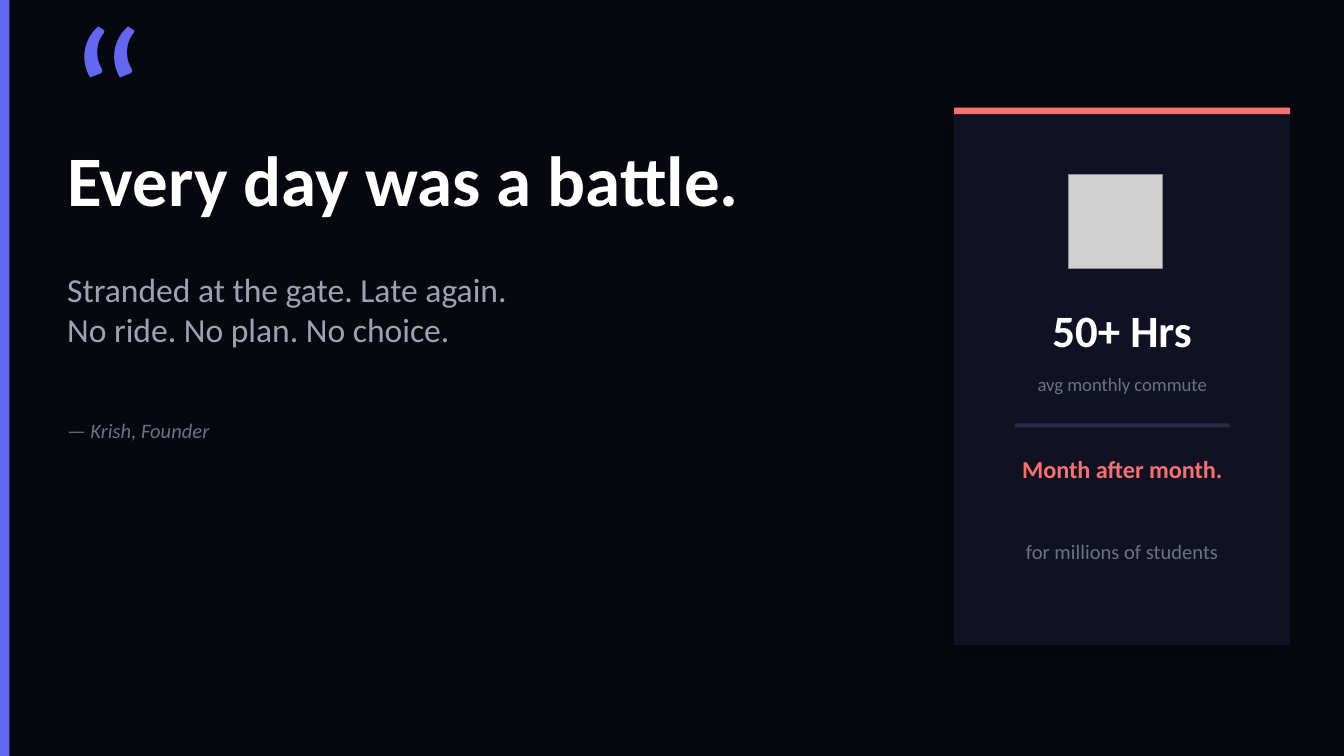
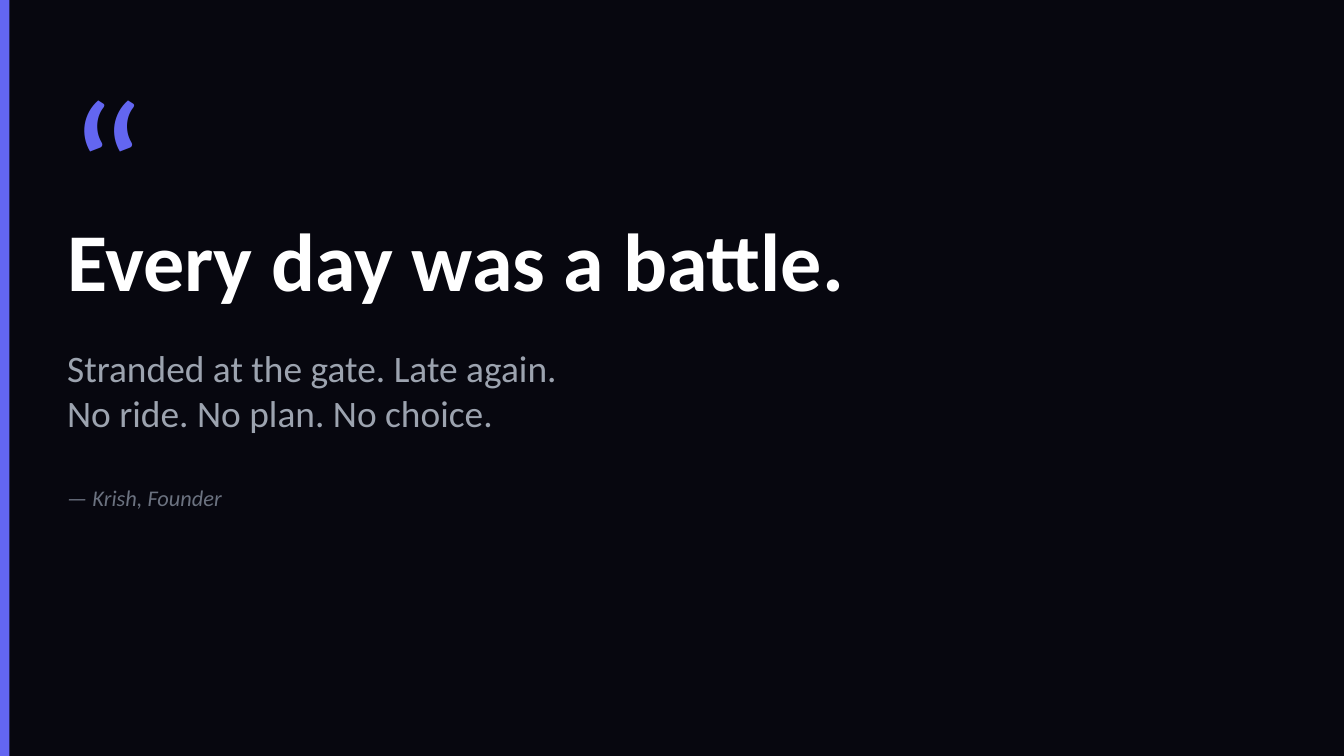
Before and after one commit to iOS-DC/Odyssey-labs-iOS-App, a slide deck: slide 2 of UniRide_Pitch.pptx. Drawn at 1344x756 pixels with LibreOffice and Linux fonts; fonts in the diff are those of the drawing; grey boxes stand for pictures. Boxes give left, top, right and bottom in pixels: in the first picture for what was removed or moved away, otherwise in the second. Text is boxed around its words. In the diff, an @@ line names an element or a change of style, - is before the commit and + after.

```diff
--- a/UniRide_Pitch.pptx
+++ b/UniRide_Pitch.pptx
@@ text "“": place and size @@
-text "“" at [67,7,255,168]
+text "“" at [67,81,255,242]
@@ rectangle removed at [954,108,1290,645] @@
@@ rectangle removed at [954,108,1290,114] @@
@@ picture removed at [1068,175,1163,269] @@
@@ text "Every day was a battle.": place and size @@
-text "Every day was a battle." at [67,156,739,217]
+text "Every day was a battle." at [67,233,844,304]
@@ text "Every day was a battle." at [67,233,844,304]: size 38 to 44 pt @@
@@ text "Stranded at the gate. Late ...": place and size @@
-text "Stranded at the gate. Late ..." at [67,278,506,348]
+text "Stranded at the gate. Late ..." at [67,356,556,433]
@@ text "Stranded at the gate. Late ..." at [67,356,556,433]: size 18 to 20 pt @@
@@ text removed at [1052,317,1191,348] @@
-50+ Hrs
@@ text removed at [1038,378,1206,394] @@
-avg monthly commute
@@ rectangle removed at [1015,423,1230,427] @@
@@ text "— Krish, Founder": place and size @@
-text "— Krish, Founder" at [90,424,209,440]
+text "— Krish, Founder" at [92,490,222,509]
@@ text "— Krish, Founder" at [92,490,222,509]: size 11 to 12 pt @@
@@ text removed at [1022,461,1222,478] @@
-Month after month.
@@ text removed at [1026,545,1218,559] @@
-for millions of students
```
Also in this commit, not shown: 2 other slides changed, 1 slide removed, 4 other files.
